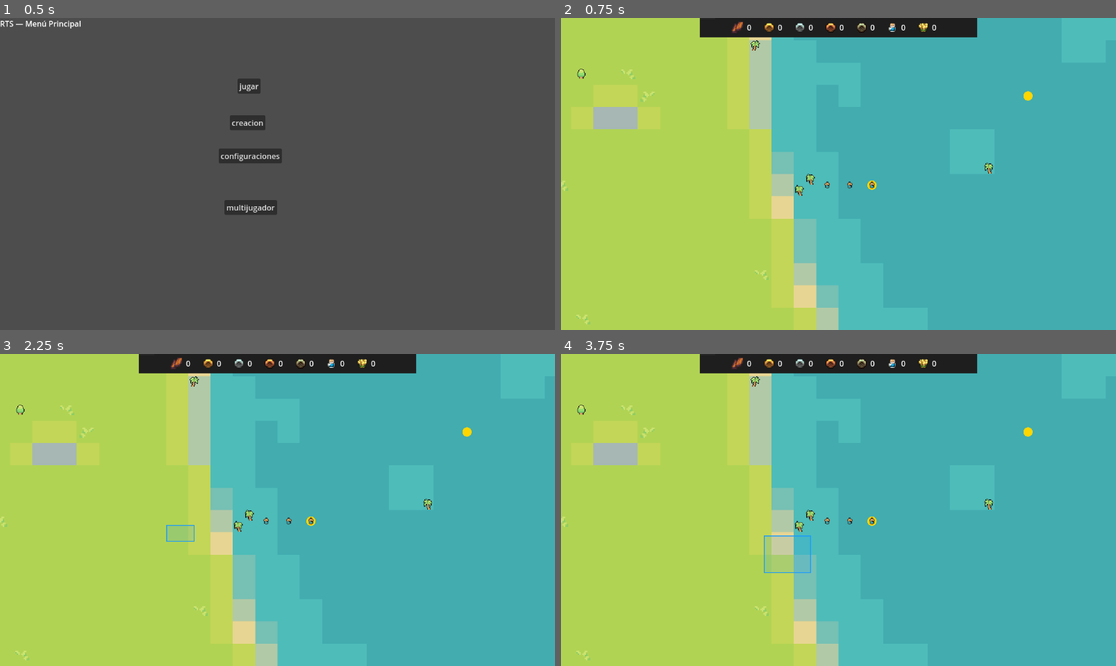
Above: before the commit, frames 1-4 (two rows, left to right).
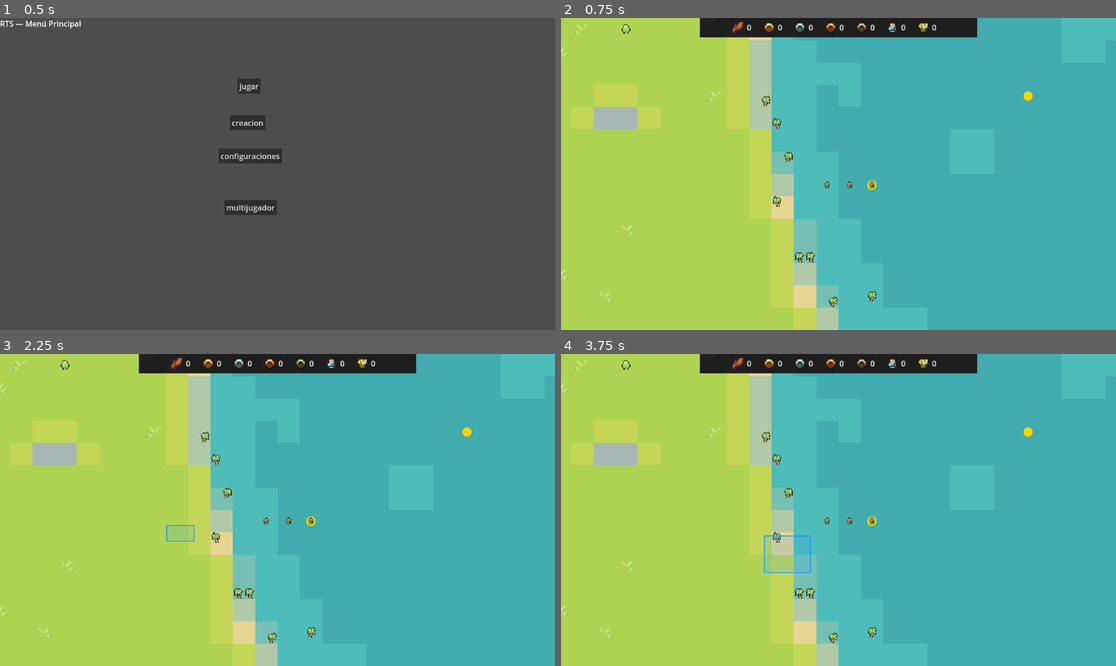
Above: after the commit, the same moments.

Repository: edyangel/Rise-of-Ages
Game: Godot game, scene res://scenes/menu.tscn
Two runs of this game, one before a commit and one after it. Both use one fixed random seed, a clock stepped at 60 frames per second and the inputs below.
Inputs (mouse positions are in pixels of both pictures, inside the frame that each line leads up to):
- Up to frame 1 (0.5 s): no input
- Up to frame 2 (0.75 s): click "jugar" at 0.5 s
- Up to frame 3 (2.25 s): tap Enter at 1.25 s; move the mouse to (399, 494) at 1.27 s; tap F at 1.35 s; click (399, 494) at 1.42 s; tap Space at 2 s; drag from (166, 525) to (249, 572) at 2.02 s
- Up to frame 4 (3.75 s): move the mouse to (894, 441) at 2.77 s; tap F at 2.85 s; click (894, 441) at 2.92 s; tap Enter at 3.5 s; drag from (810, 572) to (672, 463) at 3.52 s

Frame 1 is identical in both runs. In frame 2, 0.8% of the frame differs, in the area x 0-78%, y 2-99%; in frame 3, 0.8%; in frame 4, 0.8%.
Error in both runs: Invalid access to property or key 'shift' on a base object of type 'InputEventKey'. (res://scripts/game.gd:81)

Commit message:
feat: descripción

Diff:
--- /dev/null
+++ b/scenes/animals/chicken.tscn
@@ -0,0 +1,11 @@
+[gd_scene load_steps=2 format=3]
+
+[node name="Chicken" type="CharacterBody2D"]
+script = ExtResource("1")
+z_index = 15
+
+[node name="AnimatedSprite2D" type="AnimatedSprite2D" parent="."]
+position = Vector2(0, 0)
+centered = true
+
+[ext_resource type="Script" path="res://scripts/animals/chicken.gd" id="1"]
--- a/scenes/ui/hud.tscn
+++ b/scenes/ui/hud.tscn
@@ -44,7 +44,7 @@
 [node name="Resources#WoodIcon" type="TextureRect" parent="."]
 custom_minimum_size = Vector2(24, 24)
 layout_mode = 0
-scale = Vector2(0.929252, 1.27208)
+scale = Vector2(1.33017, 1.00331)
 tooltip_text = "Madera"
 
 [node name="Resources#WoodValue" type="Label" parent="."]
--- /dev/null
+++ b/scripts/animals/chicken.gd
@@ -0,0 +1,168 @@
+extends CharacterBody2D
+
+## Simple wandering AI for a chicken using a 4x4 (64x64) spritesheet where each frame is 16x16.
+## Rows (left->right):
+##  1: walk_down (4 frames)
+##  2: walk_up (4 frames)
+##  3: walk_left (4 frames)
+##  4: walk_right (4 frames)
+
+@export var speed_walk: float = 55.0
+@export var wander_radius: float = 64.0
+@export var pause_min: float = 0.6
+@export var pause_max: float = 1.8
+
+const FRAME_W := 16
+const FRAME_H := 16
+const SHEET_COLS := 4
+const SHEET_ROWS := 4
+
+var _moving := false
+var _target: Vector2 = Vector2.ZERO
+var _dir: Vector2 = Vector2.DOWN
+var _timer := 0.0
+var _pause := 0.0
+
+@onready var anim: AnimatedSprite2D = (
+    $AnimatedSprite2D if has_node("AnimatedSprite2D") else _make_anim_node()
+)
+
+func _ready() -> void:
+    _build_frames()
+    set_physics_process(true)
+    # Crisp pixel art
+    if anim:
+        anim.texture_filter = CanvasItem.TEXTURE_FILTER_NEAREST
+        anim.texture_repeat = CanvasItem.TEXTURE_REPEAT_DISABLED
+    # Chickens don't collide with anything by default
+    collision_layer = 0
+    collision_mask = 0
+    _choose_new_target(true)
+
+func _physics_process(delta: float) -> void:
+    if _moving:
+        var to_go = _target - global_position
+        var dist = to_go.length()
+        if dist < 1.0:
+            global_position = _target
+            _moving = false
+            velocity = Vector2.ZERO
+            _pause = randf_range(pause_min, pause_max)
+            _timer = 0.0
+            _play_idle(_dir)
+        else:
+            _dir = to_go
+            velocity = to_go.normalized() * speed_walk
+            move_and_slide()
+            _play_walk(_dir)
+    else:
+        velocity = Vector2.ZERO
+        _timer += delta
+        if _timer >= _pause:
+            _choose_new_target(false)
+
+func _choose_new_target(force: bool) -> void:
+    var r = randf()
+    # Occasionally stay idle a bit even after pause
+    if not force and r < 0.2:
+        _pause = randf_range(pause_min, pause_max)
+        _timer = 0.0
+        _moving = false
+        _play_idle(_dir)
+        return
+    # Pick a random point around current position
+    var angle = randf() * TAU
+    var radius = randf() * wander_radius
+    var offset = Vector2(cos(angle), sin(angle)) * radius
+    _target = global_position + offset
+    _moving = true
+    _dir = offset
+
+func _make_anim_node() -> AnimatedSprite2D:
+    var a = AnimatedSprite2D.new()
+    a.name = "AnimatedSprite2D"
+    add_child(a)
+    return a
+
+func _sheet_path() -> String:
+    var candidates = [
+        "res://MiniWorldSprites/Animals/Chicken.png",
+        "res://MiniWorldSprites/Animals/Chicken.PNG",
+        "res://MiniWorldSprites/Animals/chicken.png",
+    ]
+    for p in candidates:
+        if ResourceLoader.exists(p):
+            return p
+    return candidates[0]
+
+func _build_frames() -> void:
+    var tex := load(_sheet_path()) as Texture2D
+    if not tex:
+        push_warning("Chicken spritesheet not found: %s" % _sheet_path())
+        return
+    var frames := SpriteFrames.new()
+
+    var _add = func(anim_name: String, row1: int, frames_count: int, fps: float, looped: bool=true):
+        frames.add_animation(anim_name)
+        for i in range(frames_count):
+            var col = i
+            var row = row1 - 1
+            var at = AtlasTexture.new()
+            at.atlas = tex
+            at.region = Rect2(col * FRAME_W, row * FRAME_H, FRAME_W, FRAME_H)
+            frames.add_frame(anim_name, at)
+        frames.set_animation_speed(anim_name, fps)
+        frames.set_animation_loop(anim_name, looped)
+
+    # Walk animations (3 frames each; 12 total across 4 rows)
+    _add.call("walk_down", 1, 3, 8, true)
+    _add.call("walk_up", 2, 3, 8, true)
+    _add.call("walk_left", 3, 3, 8, true)
+    _add.call("walk_right", 4, 3, 8, true)
+
+    # Idle as frame 0 of walk
+    frames.add_animation("idle_down")
+    frames.add_frame("idle_down", _frame(tex, 1, 1))
+    frames.add_animation("idle_up")
+    frames.add_frame("idle_up", _frame(tex, 2, 1))
+    frames.add_animation("idle_left")
+    frames.add_frame("idle_left", _frame(tex, 3, 1))
+    frames.add_animation("idle_right")
+    frames.add_frame("idle_right", _frame(tex, 4, 1))
+    frames.set_animation_loop("idle_down", false)
+    frames.set_animation_loop("idle_up", false)
+    frames.set_animation_loop("idle_left", false)
+    frames.set_animation_loop("idle_right", false)
+
+    anim.frames = frames
+    anim.play("idle_down")
+
+func _frame(tex: Texture2D, row1: int, col1: int) -> AtlasTexture:
+    var at = AtlasTexture.new()
+    at.atlas = tex
+    at.region = Rect2((col1 - 1) * FRAME_W, (row1 - 1) * FRAME_H, FRAME_W, FRAME_H)
+    return at
+
+func _play_walk(dir: Vector2) -> void:
+    if dir.length() < 0.1:
+        _play_idle(Vector2.DOWN)
+        return
+    var horiz = abs(dir.x) >= abs(dir.y)
+    if horiz:
+        if dir.x >= 0:
+            anim.play("walk_right")
+        else:
+            anim.play("walk_left")
+    else:
+        if dir.y >= 0:
+            anim.play("walk_down")
+        else:
+            anim.play("walk_up")
+
+func _play_idle(dir: Vector2) -> void:
+    if abs(dir.x) >= abs(dir.y):
+        anim.animation = "idle_right" if dir.x >= 0 else "idle_left"
+    else:
+        anim.animation = "idle_down" if dir.y >= 0 else "idle_up"
+    anim.stop()
+    anim.frame = 0
--- a/scripts/map.gd
+++ b/scripts/map.gd
@@ -28,6 +28,8 @@
 var golds: Array = []
 var rocks: Array = []
 var tumbleweeds: Array = []
+var animals: Array = [] # spawned wildlife (e.g., chickens)
+var wildlife_spawns := {} # key "type:x,y" -> true to avoid double-spawning on chunk reloads
 var tree_atlas: Texture2D = null
 var cactus_atlas: Texture2D = null
 var coconut_atlas: Texture2D = null
@@ -1726,3 +1728,36 @@
 
 func register_rock_node(node: Node2D) -> void:
 	rocks.append(node)
+
+# --- Animals API ---
+func spawn_chicken_at_world(pos: Vector2) -> Node2D:
+	var scene_path = "res://scenes/animals/chicken.tscn"
+	if not ResourceLoader.exists(scene_path):
+		return null
+	var Chicken = load(scene_path)
+	if Chicken == null:
+		return null
+	var inst = Chicken.instantiate()
+	if inst and inst is Node2D:
+		inst.position = pos
+		add_child(inst)
+		animals.append(inst)
+		return inst
+	return null
+
+func spawn_chicken_group(center_tile: Vector2, count_min: int=3, count_max: int=8) -> void:
+	var rng = RandomNumberGenerator.new()
+	rng.randomize()
+	var n = rng.randi_range(count_min, max(count_min, count_max))
+	for i in range(n):
+		var jitter = Vector2(rng.randf_range(-0.8, 0.8), rng.randf_range(-0.8, 0.8))
+		var t = center_tile + jitter
+		var pos = Vector2((t.x + 0.5) * TILE_SIZE, (t.y + 0.5) * TILE_SIZE)
+		spawn_chicken_at_world(pos)
+
+func spawn_chicken_group_once(center_tile: Vector2, count_min: int=3, count_max: int=8) -> void:
+	var k = "chicken:%d,%d" % [int(center_tile.x), int(center_tile.y)]
+	if wildlife_spawns.has(k):
+		return
+	wildlife_spawns[k] = true
+	spawn_chicken_group(center_tile, count_min, count_max)
--- a/scripts/world/biome.gd
+++ b/scripts/world/biome.gd
@@ -259,6 +259,14 @@
                         var col1 = idx1 % FRAME_COLS
                         var row1 = int(idx1 / float(FRAME_COLS))
                         tm.set_cell(0, cell, src_ids["grass"], Vector2i(col1, row1), 0)
+                        # Chickens prefer open grass: when not in clustered trees and moderate humidity
+                        if map_node and map_node.has_method("spawn_chicken_group_once"):
+                            var open_grass := (not is_edge) and (u < 0.55)
+                            # Use cluster noise as proxy for tree density
+                            var cluster_v = _n01(_noise_cluster.get_noise_2d(cell.x, cell.y))
+                            if open_grass and cluster_v < 0.5:
+                                if rng.randf() < 0.0015: # rare per tile
+                                    map_node.spawn_chicken_group_once(Vector2(cell.x, cell.y), 3, 8)
                 BIOME_TAIGA:
                     if src_ids.has("winter"):
                         tm.set_cell(0, cell, src_ids["winter"], Vector2i(5, 0), 0) # gray base
@@ -272,6 +280,11 @@
                         var col2 = idx2 % FRAME_COLS
                         var row2 = int(idx2 / float(FRAME_COLS))
                         tm.set_cell(0, cell, src_ids["dead"], Vector2i(col2, row2), 0)
+                        # Very rare chickens wandering in sparse tundra clearings
+                        if map_node and map_node.has_method("spawn_chicken_group_once"):
+                            var cluster_v2 = _n01(_noise_cluster.get_noise_2d(cell.x, cell.y))
+                            if cluster_v2 < 0.45 and rng.randf() < 0.001:
+                                map_node.spawn_chicken_group_once(Vector2(cell.x, cell.y), 3, 6)
                 BIOME_SNOW_MOUNTAIN:
                     if src_ids.has("winter"):
                         tm.set_cell(0, cell, src_ids["winter"], Vector2i(4, 0), 0) # snow base
@@ -342,6 +355,9 @@
                             slot = map_node.get_free_resource_slot(tile)
                         if slot != -1:
                             map_node.spawn_tree_entry("coconut", palm, tile, slot)
+                    # Chickens also roam beaches occasionally (few trees)
+                    if map_node and map_node.has_method("spawn_chicken_group_once") and rng.randf() < 0.001:
+                        map_node.spawn_chicken_group_once(Vector2(cell.x, cell.y), 3, 6)
 
                 elif b == BIOME_DESERT:
                     if map_node.has_method("spawn_tree_entry"):
Not shown, added: scripts/animals/chicken.gd.uid
Not shown, added: scripts/animals/README.md
